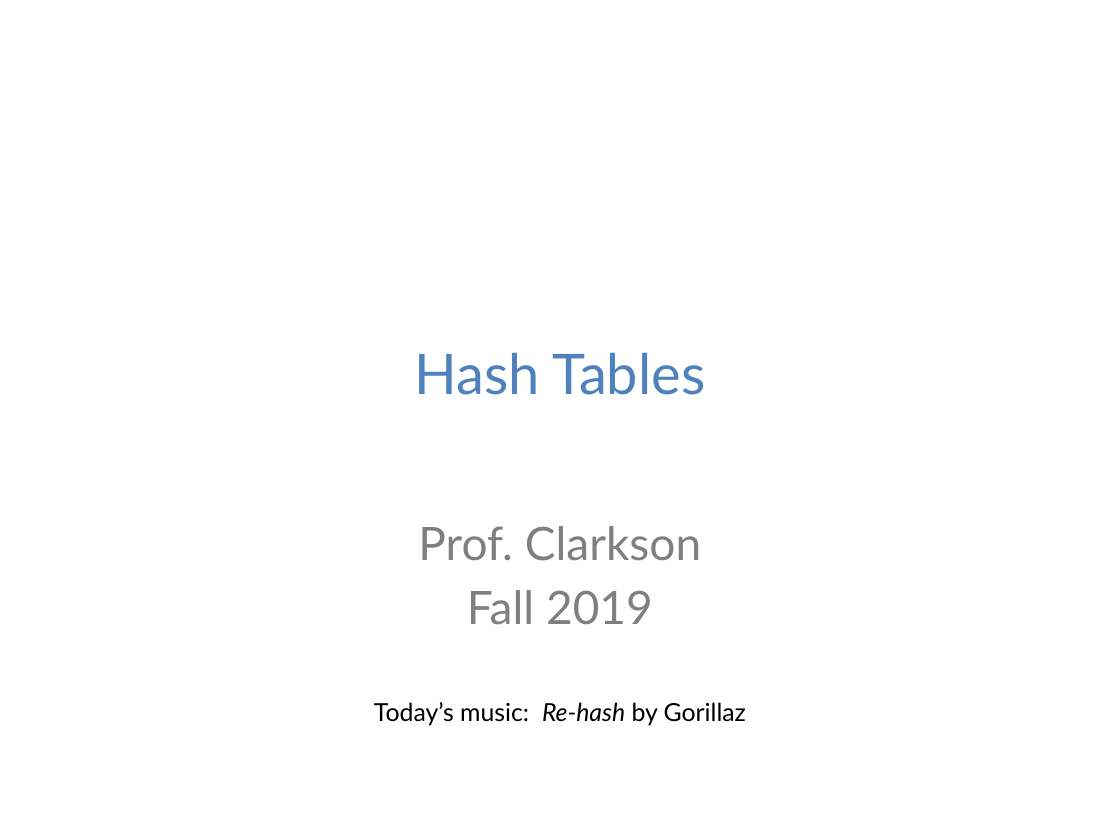
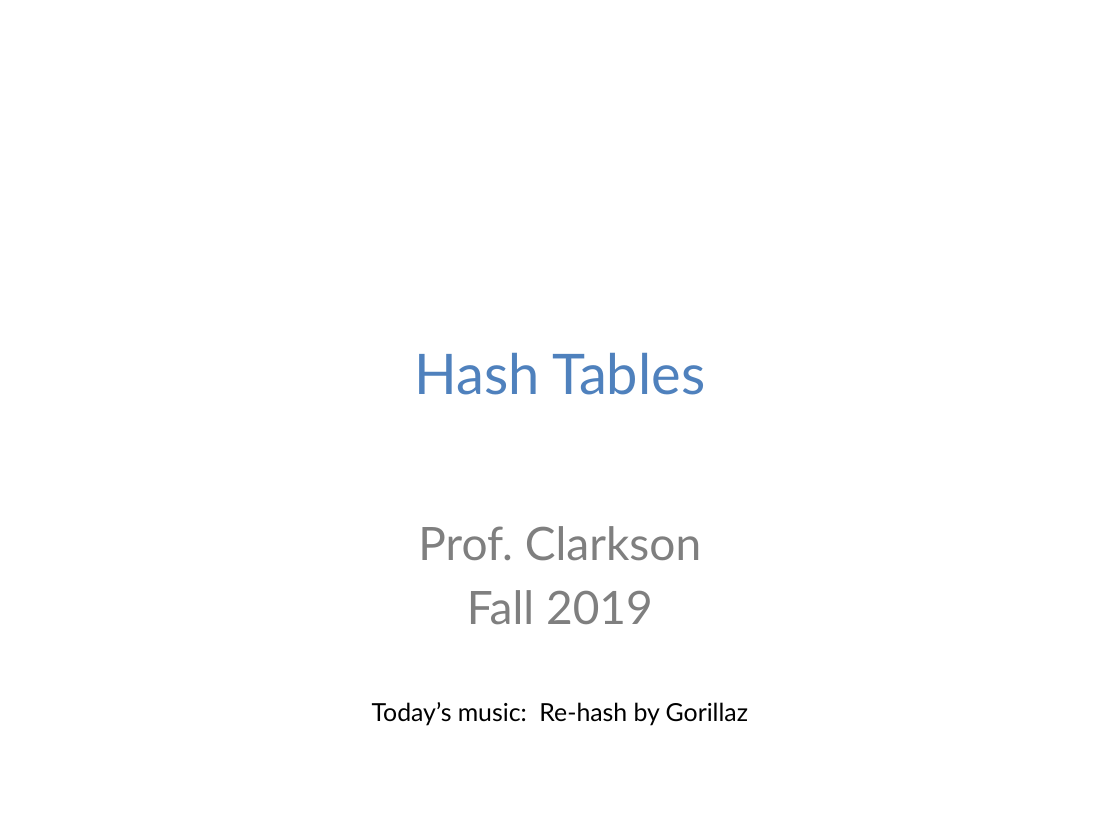
Before and after one commit to cs3110/materials-2019fa, a slide deck: slide 1 of 13-hash/lec.pptx. Drawn at 1120x840 pixels with LibreOffice and Linux fonts; fonts in the diff are those of the drawing; background and template pictures are left out. Boxes give left, top, right and bottom in pixels: in the first picture for what was removed or moved away, otherwise in the second. Text is boxed around its words. In the diff, an @@ line names an element or a change of style, - is before the commit and + after.

```diff
--- a/13-hash/lec.pptx
+++ b/13-hash/lec.pptx
@@ text "Today’s music: Re-hash by Gorillaz" at <box>372,702,748,726</box>: italic off in "Re-hash" @@
```
Also in this commit, not shown: 1 other slide changed, 1 other file.
